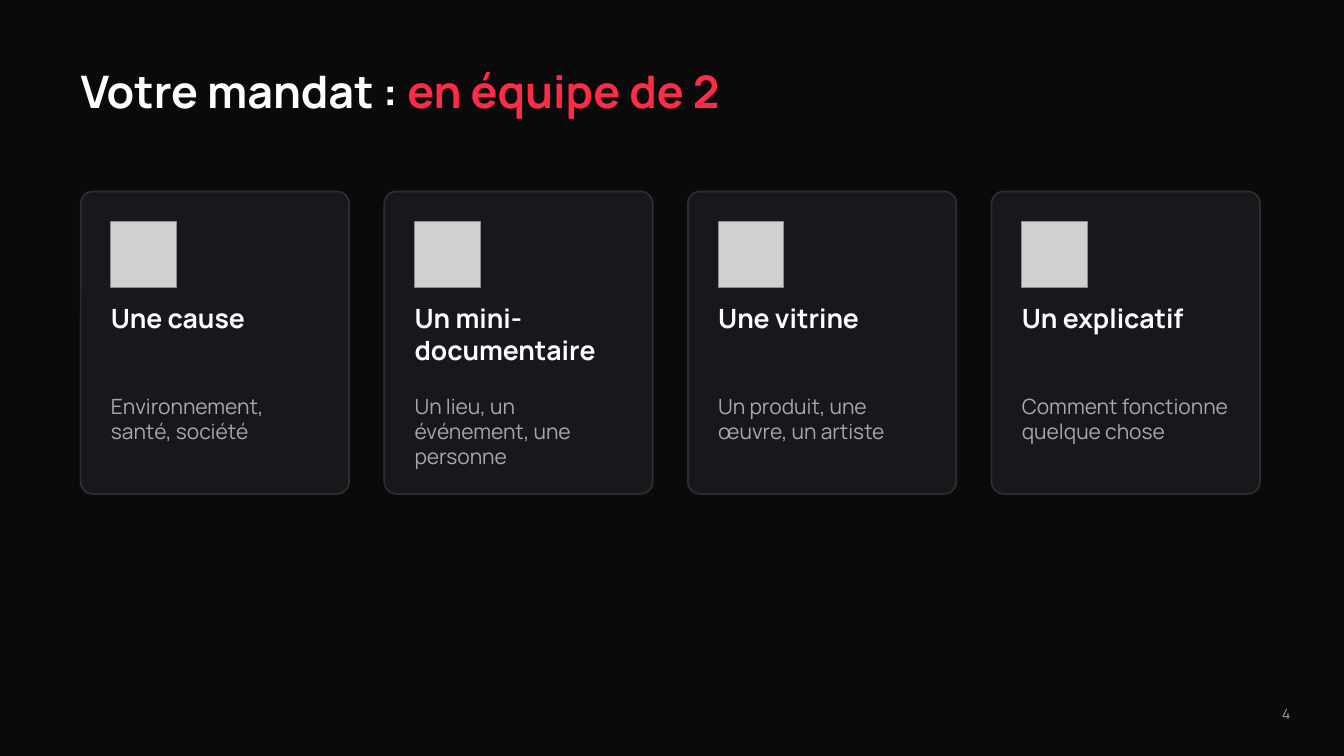
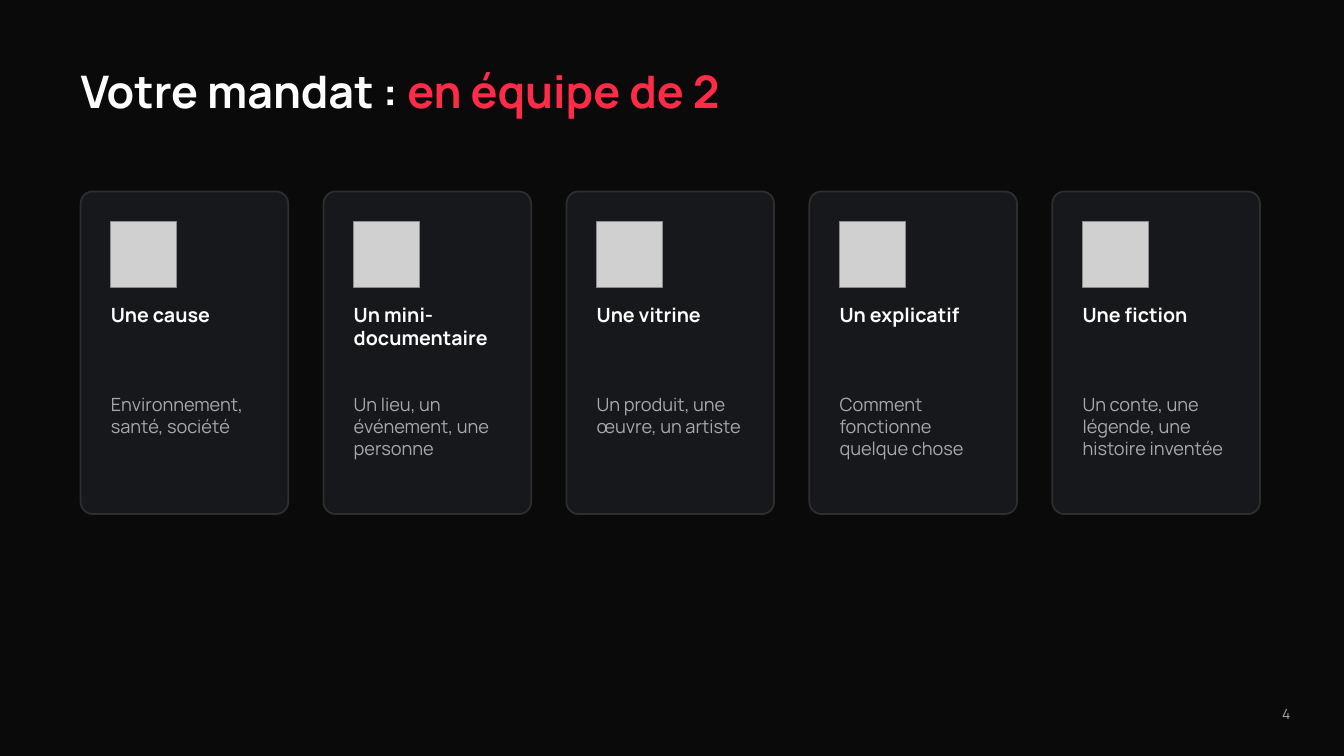
Before and after one commit to tim-montmorency/compendium, a slide deck: slide 4 of docs/582-511-web5/assets/documents/Web5_recit-defilant-lancement.pptx. Drawn at 1344x756 pixels with LibreOffice and Linux fonts; fonts in the diff are those of the drawing; grey boxes stand for pictures. Boxes give left, top, right and bottom in pixels: in the first picture for what was removed or moved away, otherwise in the second. Text is boxed around its words. In the diff, an @@ line names an element or a change of style, - is before the commit and + after.

Commit message:
fiction et lien

```diff
--- a/docs/582-511-web5/assets/documents/Web5_recit-defilant-lancement.pptx
+++ b/docs/582-511-web5/assets/documents/Web5_recit-defilant-lancement.pptx
@@ rounded rectangle: place and size @@
-rounded rectangle at (81,192,349,494)
+rounded rectangle at (81,192,288,514)
@@ rounded rectangle: place and size @@
-rounded rectangle at (384,192,652,494)
+rounded rectangle at (324,192,531,514)
@@ rounded rectangle: place and size @@
-rounded rectangle at (689,192,957,494)
+rounded rectangle at (567,192,774,514)
@@ proportions changed in 4 elements at (81,192,288,514), (324,192,531,514), (567,192,774,514), (810,192,1017,514) @@
@@ rounded rectangle: place and size @@
-rounded rectangle at (992,192,1260,494)
+rounded rectangle at (810,192,1017,514)
@@ rounded rectangle added at (1053,192,1260,514), fill #17181C, outline #2E2E2E 1.25 pt @@
@@ picture: place and size @@
-picture at (414,222,480,287)
+picture at (354,222,419,287)
@@ picture: place and size @@
-picture at (718,222,783,287)
+picture at (597,222,662,287)
@@ picture: place and size @@
-picture at (1022,222,1088,287)
+picture at (840,222,905,287)
@@ picture added at (1083,222,1148,287) @@
@@ text "Un mini-documentaire": place and size @@
-text "Un mini-documentaire" at (415,308,596,361)
+text "Un mini-documentaire" at (354,307,488,346)
@@ text "Une vitrine": place and size @@
-text "Une vitrine" at (718,308,859,329)
+text "Une vitrine" at (597,307,701,323)
@@ size 19 to 14 pt in 4 elements at (111,308,210,323), (354,307,488,346), (597,307,701,323), (840,307,959,327) @@
@@ text "Un explicatif": place and size @@
-text "Un explicatif" at (1022,308,1184,335)
+text "Un explicatif" at (840,307,959,327)
@@ text added at (1083,307,1188,323), 14 pt, text #FFFFFF, bold @@
+Une fiction
@@ text "Un lieu, un événement, une ...": place and size @@
-text "Un lieu, un événement, une ..." at (415,398,571,469)
+text "Un lieu, un événement, une ..." at (354,397,489,460)
@@ text "Un produit, une œuvre, un ...": place and size @@
-text "Un produit, une œuvre, un ..." at (718,399,885,441)
+text "Un produit, une œuvre, un ..." at (597,398,740,435)
@@ size 15 to 13 pt in 4 elements at (111,398,243,435), (354,397,489,460), (597,398,740,435), (840,397,964,460) @@
@@ text "Comment fonctionne quelque chose": place and size @@
-text "Comment fonctionne quelque chose" at (1022,398,1228,444)
+text "Comment fonctionne quelque chose" at (840,397,964,460)
@@ text added at (1083,398,1224,455), 13 pt, text #A8A8A8 @@
+Un conte, une légende, une histoire inventée
```
Also in this commit, not shown: 3 other files.
